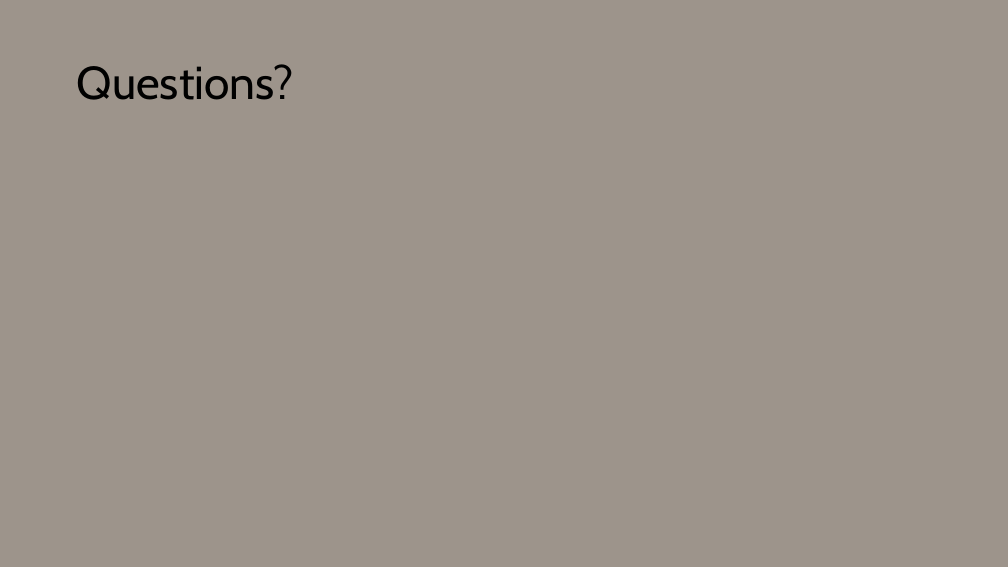
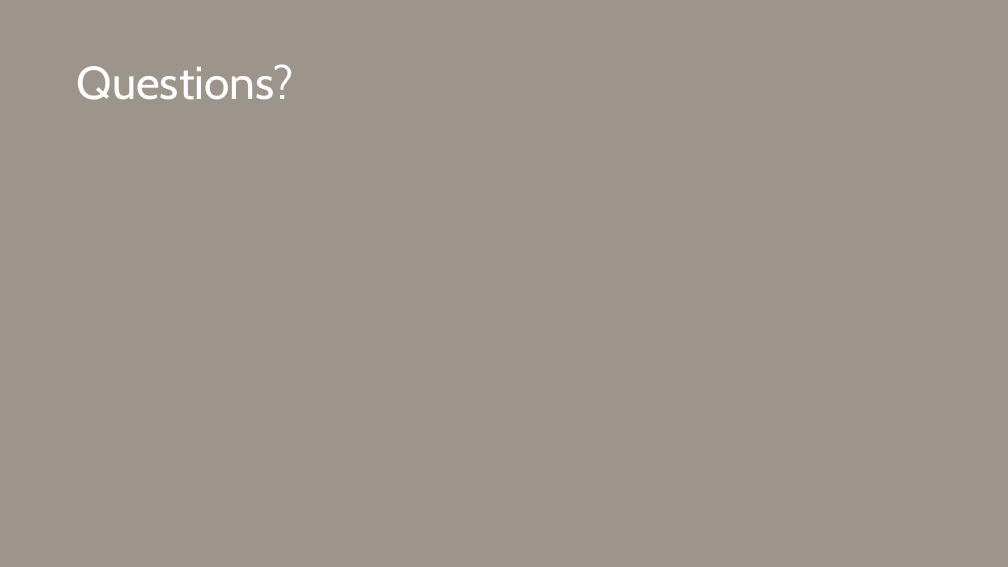
Before and after one commit to KevinPCarney/Project-3-Group-03, a slide deck: slide 10 of F1 Racing.pptx. Drawn at 1008x567 pixels with LibreOffice and Linux fonts; fonts in the diff are those of the drawing; background and template pictures are left out. Boxes give left, top, right and bottom in pixels: in the first picture for what was removed or moved away, otherwise in the second. Text is boxed around its words. In the diff, an @@ line names an element or a change of style, - is before the commit and + after.

```diff
--- a/F1 Racing.pptx
+++ b/F1 Racing.pptx
@@ title "Questions?" at [77, 64, 294, 100]: text colour #000000 to #FFFFFF @@
```
Also in this commit, not shown: 3 other slides changed.
